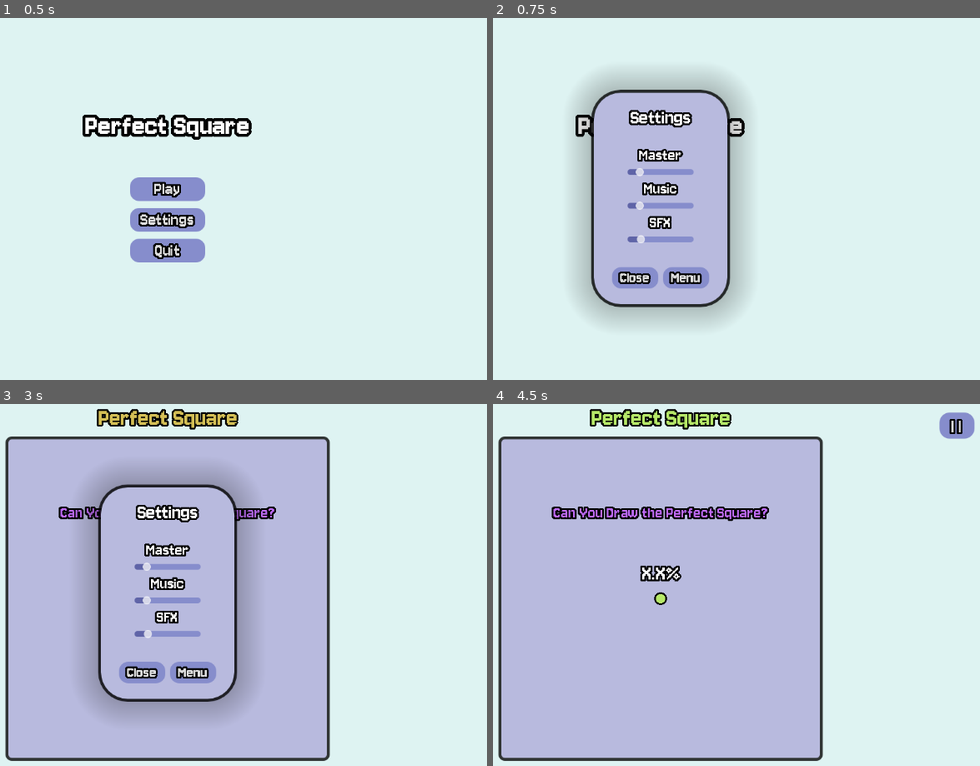
Above: before the commit, frames 1-4 (two rows, left to right).
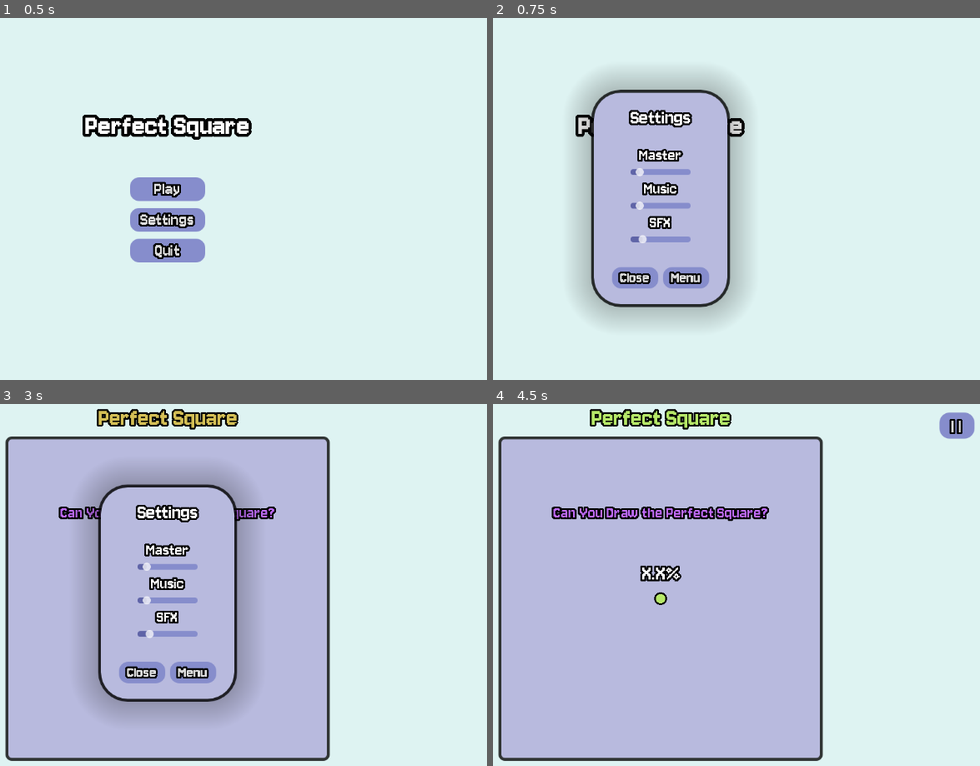
Above: after the commit, the same moments.

Repository: FennecKii/perfect-square
Game: Godot game, scene res://main_menu.tscn
The game is run twice, just before and just after one commit, with the same random seed, the same clock (stepped at 60 frames per second) and the same inputs. Sound files missing from this copy of the repository are replaced by a short silence.
Inputs:
- Up to frame 1 (0.5 s): no input
- Up to frame 2 (0.75 s): click "Settings" at 0.5 s
- Up to frame 3 (3 s): click "Menu" at 1.25 s; click "Play" at 2 s; click "| |" at 2.75 s
- Up to frame 4 (4.5 s): click "Menu" at 3.5 s; click "Play" at 4.25 s

Frame 1 is identical in both runs. In frame 2, less than 0.1% of the frame differs, in the area x 27-42%, y 41-63%; in frame 3, less than 0.1%, in the area x 27-42%, y 44-65%; in frame 4, nothing differs.

Commit message:
Added sfx to ui elements

Diff:
--- a/global.gd
+++ b/global.gd
@@ -18,3 +18,9 @@
 @onready var highscore_sfx = preload("res://audio/start.wav")
 @onready var lose_sfx = preload("res://audio/error-126627.wav")
 @onready var progress_sfx = preload("res://audio/press.wav")
+@onready var slider_scroll_sfx = preload("res://audio/scroll_new.wav")
+@onready var button_press_sfx = preload("res://audio/release_2.wav")
+
+var button_press_volume: float = 1.5
+var button_press_pitch: float = 1
+var button_press_pitch_variation: float = 0.15
--- a/main_menu.gd
+++ b/main_menu.gd
@@ -17,4 +17,8 @@
 
 
 func _on_quit_pressed() -> void:
+	await get_tree().create_timer(0.3).timeout
 	get_tree().quit()
+
+func _on_button_pressed() -> void:
+	AudioManager.play_sfx(Global.button_press_sfx, Global.button_press_volume, Global.button_press_pitch, Global.button_press_pitch_variation)
--- a/main_menu.tscn
+++ b/main_menu.tscn
@@ -87,5 +87,8 @@
 layout_mode = 1
 
 [connection signal="pressed" from="Buttons/VBoxContainer/Play" to="." method="_on_play_pressed"]
+[connection signal="pressed" from="Buttons/VBoxContainer/Play" to="." method="_on_button_pressed"]
 [connection signal="pressed" from="Buttons/VBoxContainer/Setting" to="." method="_on_setting_pressed"]
+[connection signal="pressed" from="Buttons/VBoxContainer/Setting" to="." method="_on_button_pressed"]
 [connection signal="pressed" from="Buttons/VBoxContainer/Quit" to="." method="_on_quit_pressed"]
+[connection signal="pressed" from="Buttons/VBoxContainer/Quit" to="." method="_on_button_pressed"]
--- a/settings.gd
+++ b/settings.gd
@@ -8,3 +8,6 @@
 
 func _on_menu_pressed() -> void:
 	get_tree().change_scene_to_file("res://main_menu.tscn")
+
+func _on_button_pressed() -> void:
+	AudioManager.play_sfx(Global.button_press_sfx, Global.button_press_volume, Global.button_press_pitch, Global.button_press_pitch_variation)
--- a/settings.tscn
+++ b/settings.tscn
@@ -101,7 +101,7 @@
 [node name="MasterVolumeSlider" type="HSlider" parent="CenterContainer/Panel/CenterContainer/VBoxContainer"]
 layout_mode = 2
 max_value = 10.0
-step = 0.1
+step = 0.5
 script = ExtResource("3_gc0em")
 bus_name = "Master"
 
@@ -114,7 +114,7 @@
 [node name="MusicVolumeSlider" type="HSlider" parent="CenterContainer/Panel/CenterContainer/VBoxContainer"]
 layout_mode = 2
 max_value = 10.0
-step = 0.1
+step = 0.5
 script = ExtResource("3_gc0em")
 bus_name = "Music"
 
@@ -127,9 +127,11 @@
 [node name="SFXVolumeSlider" type="HSlider" parent="CenterContainer/Panel/CenterContainer/VBoxContainer"]
 layout_mode = 2
 max_value = 5.0
-step = 0.1
+step = 0.25
 script = ExtResource("3_gc0em")
 bus_name = "SFX"
 
 [connection signal="pressed" from="CenterContainer/Panel/CenterContainer2/Buttons/X" to="." method="_on_x_pressed"]
+[connection signal="pressed" from="CenterContainer/Panel/CenterContainer2/Buttons/X" to="." method="_on_button_pressed"]
 [connection signal="pressed" from="CenterContainer/Panel/CenterContainer2/Buttons/Menu" to="." method="_on_menu_pressed"]
+[connection signal="pressed" from="CenterContainer/Panel/CenterContainer2/Buttons/Menu" to="." method="_on_button_pressed"]
--- a/ui_default_theme.tres
+++ b/ui_default_theme.tres
@@ -13,9 +13,7 @@
 corner_radius_top_right = 10
 corner_radius_bottom_right = 10
 corner_radius_bottom_left = 10
-expand_margin_left = 5.0
 expand_margin_top = 5.0
-expand_margin_right = 5.0
 expand_margin_bottom = 5.0
 
 [sub_resource type="StyleBoxFlat" id="StyleBoxFlat_tyj2v"]
@@ -24,9 +22,7 @@
 corner_radius_top_right = 10
 corner_radius_bottom_right = 10
 corner_radius_bottom_left = 10
-expand_margin_left = 5.0
 expand_margin_top = 5.0
-expand_margin_right = 5.0
 expand_margin_bottom = 5.0
 
 [sub_resource type="StyleBoxFlat" id="StyleBoxFlat_0kifo"]
@@ -35,9 +31,7 @@
 corner_radius_top_right = 10
 corner_radius_bottom_right = 10
 corner_radius_bottom_left = 10
-expand_margin_left = 5.0
 expand_margin_top = 5.0
-expand_margin_right = 5.0
 expand_margin_bottom = 5.0
 
 [sub_resource type="StyleBoxFlat" id="StyleBoxFlat_p835c"]
--- a/volume_slider.gd
+++ b/volume_slider.gd
@@ -7,9 +7,6 @@
 
 func _ready() -> void:
 	bus_index = AudioServer.get_bus_index(bus_name)
-	value_changed.connect(_on_value_changed)
-
-
 
 	value = db_to_linear(
 		AudioServer.get_bus_volume_db(
@@ -17,7 +14,10 @@
 		)
 	)
 
+	value_changed.connect(_on_value_changed)
+
 func _on_value_changed(value: float) -> void:
+	AudioManager.play_sfx(Global.slider_scroll_sfx, 1, 1.5)
 	AudioServer.set_bus_volume_db(
 		bus_index,
 		linear_to_db(value)
--- a/whiteboard.gd
+++ b/whiteboard.gd
@@ -377,22 +377,23 @@
 		if curr_relative_angle < 50:
 			AudioManager.play_sfx(Global.progress_sfx, -20, clampf(curr_relative_angle/50, 0.1, 0.5))
 		elif curr_relative_angle < 75:
-			AudioManager.play_sfx(Global.progress_sfx, -20, clampf(curr_relative_angle/75, 0.5, 0.75))
+			AudioManager.play_sfx(Global.progress_sfx, -21, clampf(curr_relative_angle/75, 0.5, 0.75))
 		elif curr_relative_angle < 100:
-			AudioManager.play_sfx(Global.progress_sfx, -20, clampf(curr_relative_angle/100, 0.75, 1.0))
+			AudioManager.play_sfx(Global.progress_sfx, -22, clampf(curr_relative_angle/100, 0.75, 1.0))
 		else:
-			AudioManager.play_sfx(Global.progress_sfx, -20, clampf(curr_relative_angle/100, 1.0, 10))
+			AudioManager.play_sfx(Global.progress_sfx, -22, clampf(curr_relative_angle/100, 1.0, 10))
 	elif not is_drawing_ccw:
 		if curr_relative_angle > 310:
 			AudioManager.play_sfx(Global.progress_sfx, -20, clampf(abs(curr_relative_angle-360)/50, 0.1, 0.5))
 		elif curr_relative_angle > 285:
-			AudioManager.play_sfx(Global.progress_sfx, -20, clampf(abs(curr_relative_angle-360)/75, 0.5, 0.75))
+			AudioManager.play_sfx(Global.progress_sfx, -21, clampf(abs(curr_relative_angle-360)/75, 0.5, 0.75))
 		elif curr_relative_angle > 260:
-			AudioManager.play_sfx(Global.progress_sfx, -20, clampf(abs(curr_relative_angle-360)/100, 0.75, 1.0))
+			AudioManager.play_sfx(Global.progress_sfx, -22, clampf(abs(curr_relative_angle-360)/100, 0.75, 1.0))
 		else:
-			AudioManager.play_sfx(Global.progress_sfx, -20, clampf(abs(curr_relative_angle-360)/100, 1.0, 10))
+			AudioManager.play_sfx(Global.progress_sfx, -22, clampf(abs(curr_relative_angle-360)/100, 1.0, 10))
 
 func _on_setting_pressed() -> void:
+	AudioManager.play_sfx(Global.button_press_sfx, Global.button_press_volume, Global.button_press_pitch, Global.button_press_pitch_variation)
 	settings.visible = true
 	settings_button.visible = false
 	process_mode = Node.PROCESS_MODE_DISABLED
Not shown, added: audio/hover.wav.import
Not shown, added: audio/release_2.wav.import
Not shown, added: audio/scroll_new.wav.import
Not shown, added: audio/hover.wav
Not shown, added: audio/release_2.wav
Not shown, added: audio/scroll_new.wav
